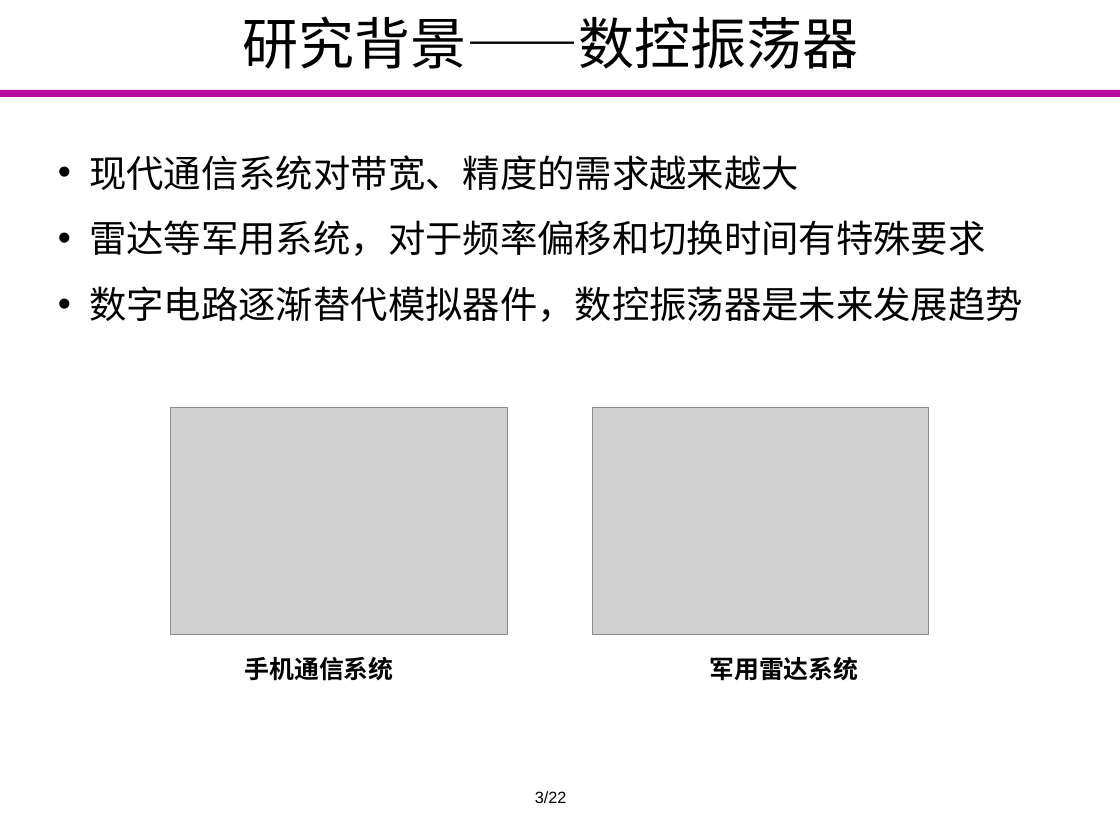
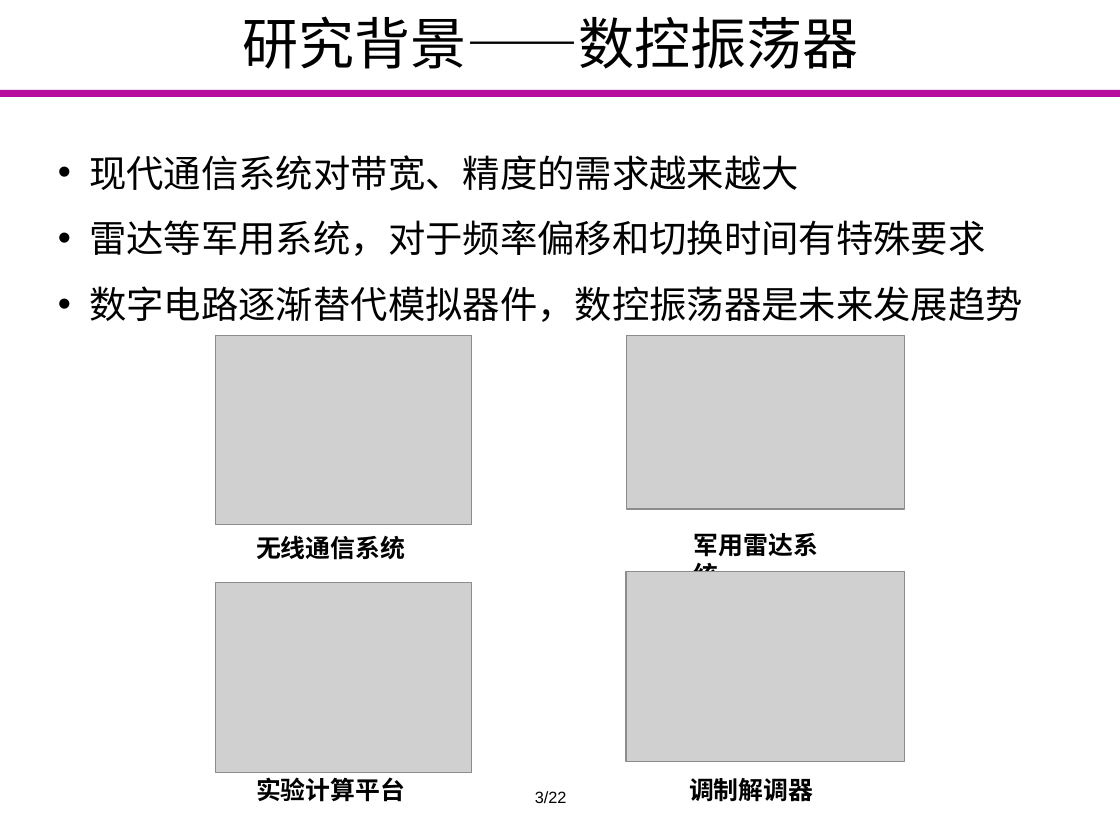
Before and after one commit to Markov2016/kaiti, a slide deck: slide 4 of ppt/yyx_v1.0.pptx. Drawn at 1120x840 pixels with LibreOffice and Linux fonts; fonts in the diff are those of the drawing; grey boxes stand for pictures; background and template pictures are left out. Boxes give left, top, right and bottom in pixels: in the first picture for what was removed or moved away, otherwise in the second. Text is boxed around its words. In the diff, an @@ line names an element or a change of style, - is before the commit and + after.

```diff
--- a/ppt/yyx_v1.0.pptx
+++ b/ppt/yyx_v1.0.pptx
@@ picture: place and size @@
-picture at [170, 408, 507, 635]
+picture at [216, 335, 473, 524]
@@ picture: place and size @@
-picture at [592, 408, 928, 635]
+picture at [626, 335, 904, 508]
@@ text at [256, 535, 405, 560]: text changed @@
-手机通信系统
+无线通信系统
@@ text "军用雷达系统" rewrapped from [710, 657, 859, 681] to [694, 533, 818, 572] @@
@@ group added at [215, 571, 905, 802]: 2 pictures, 2 texts @@
+实验计算平台
+调制解调器
```
Also in this commit, not shown: 5 other slides changed, 5 slides added, 12 slides removed.
